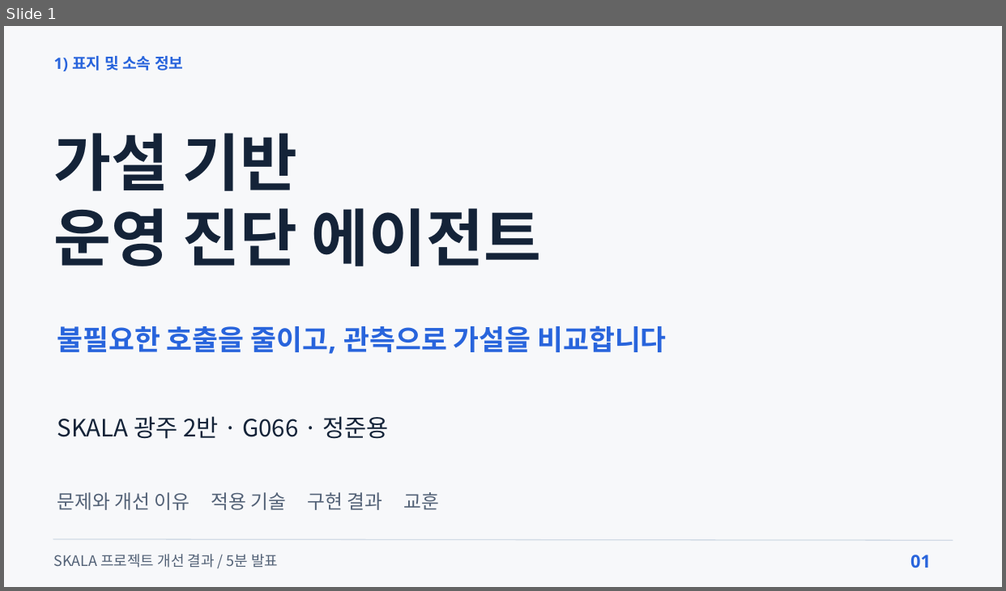
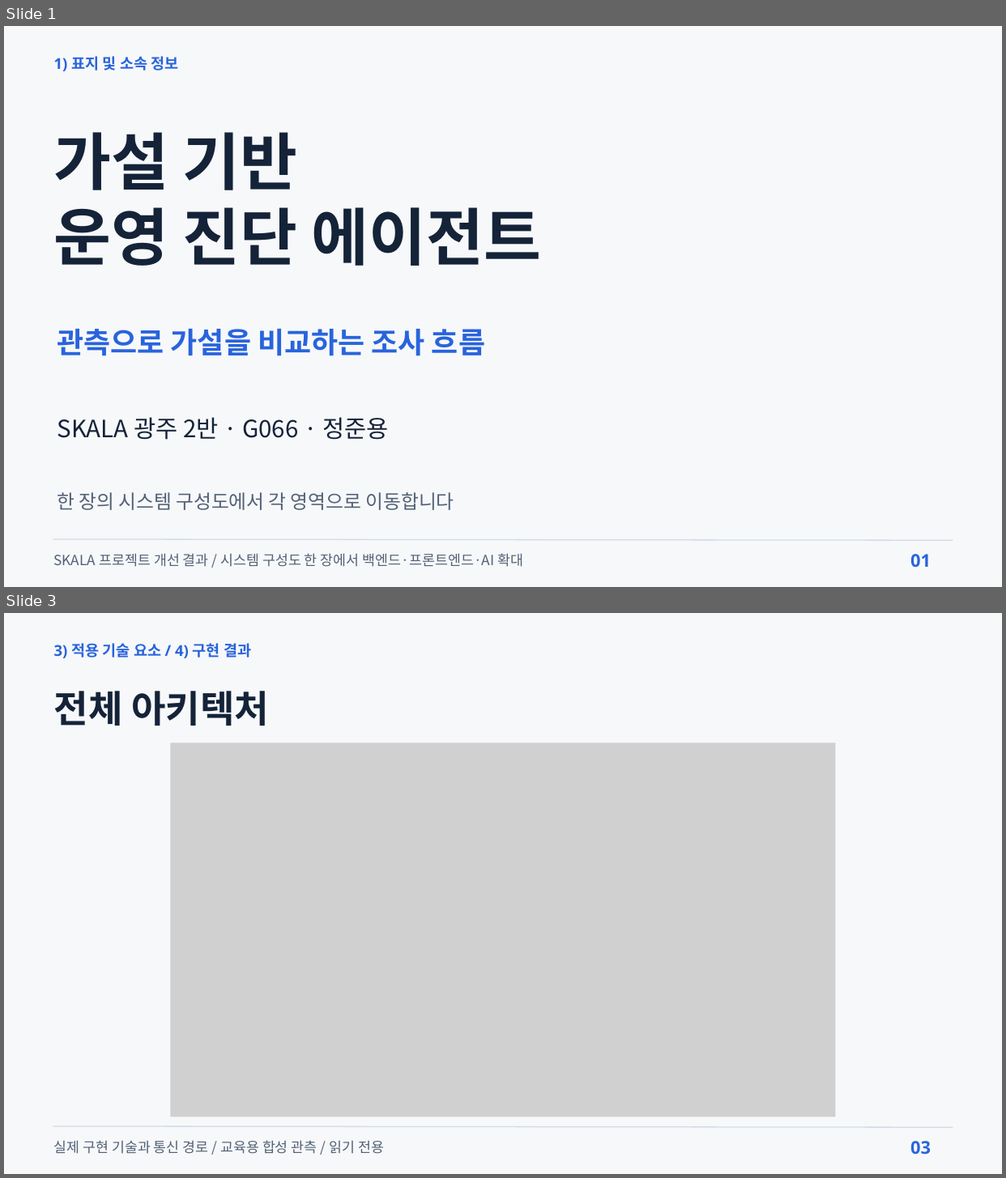
Before and after one commit to beshurl/skala-ai-mini-project, a slide deck: doc/presentation/운영진단_에이전트_5분발표.pptx. Shown one above the other, each under a label of ours: slide 1 before the commit, slides 1 and 3 after it; the slides between them are not shown. The pictures are 1006x591 and 1006x1178 pixels, drawn with LibreOffice and Linux fonts; fonts in the diff are those of the drawing; grey boxes stand for pictures. Boxes give left, top, right and bottom in pixels: in the first picture for what was removed or moved away, otherwise in the second. Text is boxed around its words. In the diff, an @@ line names an element or a change of style, - is before the commit and + after.

```diff
--- a/doc/presentation/운영진단_에이전트_5분발표.pptx
+++ b/doc/presentation/운영진단_에이전트_5분발표.pptx
@@ slide 3 added at (4,613,1002,1174), background #F7F8FA @@
@@ text added at (54,643,251,658), 21.8 pt, text #2864DC, bold @@
+3) 적용 기술 요소 / 4) 구현 결과
@@ text added at (54,691,269,726), 54 pt, text #142338, bold @@
+전체 아키텍처
@@ picture added at (171,743,836,1117) @@
@@ line added from (53, 1127) to (953, 1127), #D2DBE6 1.5 pt @@
@@ text added at (54,1140,384,1154), 20.2 pt, text #526176 @@
+실제 구현 기술과 통신 경로 / 교육용 합성 관측 / 읽기 전용
@@ text added at (910,1141,931,1154), 25.5 pt, text #2864DC, bold @@
+03
@@ slide 1 changed as well @@
@@ text "1) 표지 및 소속 정보" at (54,56,178,71): size 22.5 to 21.8 pt; line spacing 27pt to 26.1pt @@
@@ text at (57,329,485,356): text changed; size 40.5 to 42 pt @@
-불필요한 호출을 줄이고, 관측으로 가설을 비교합니다
+관측으로 가설을 비교하는 조사 흐름
@@ text at (57,493,454,510): text changed @@
-문제와 개선 이유 적용 기술 구현 결과 교훈
+한 장의 시스템 구성도에서 각 영역으로 이동합니다
@@ text at (54,553,523,567): text changed; size 21 to 20.2 pt @@
-SKALA 프로젝트 개선 결과 / 5분 발표
+SKALA 프로젝트 개선 결과 / 시스템 구성도 한 장에서 백엔드·프론트엔드·AI 확대
```
Also in this commit, not shown: 4 other slides changed, 3 other slides added, 3 slides removed, 7 other files.
